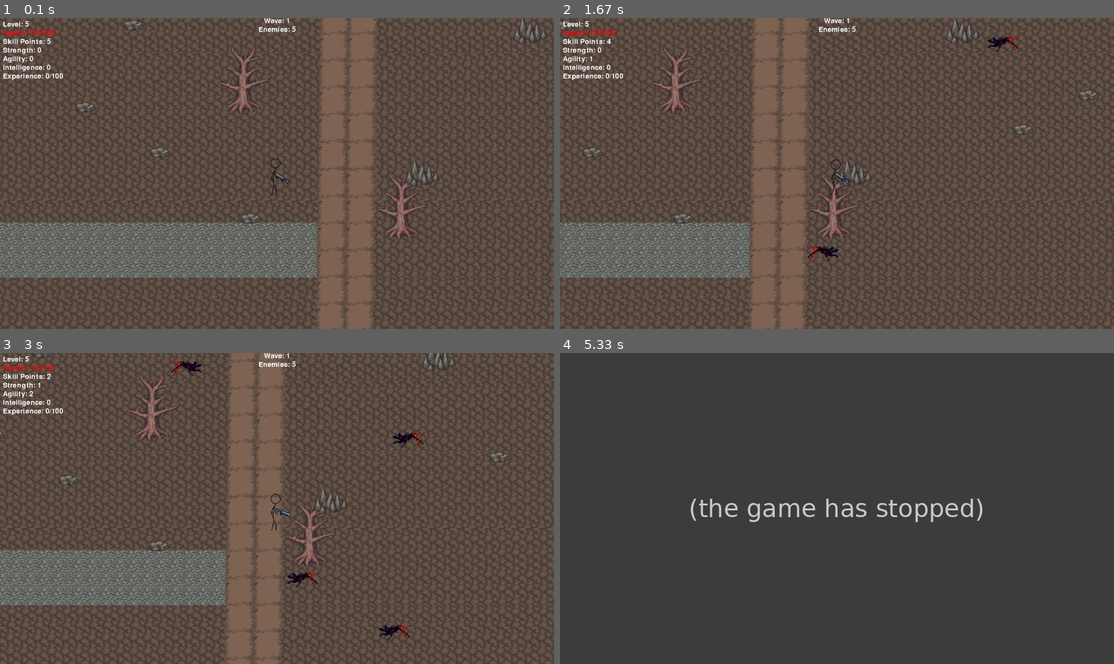
Above: before the commit, frames 1-4 (two rows, left to right).
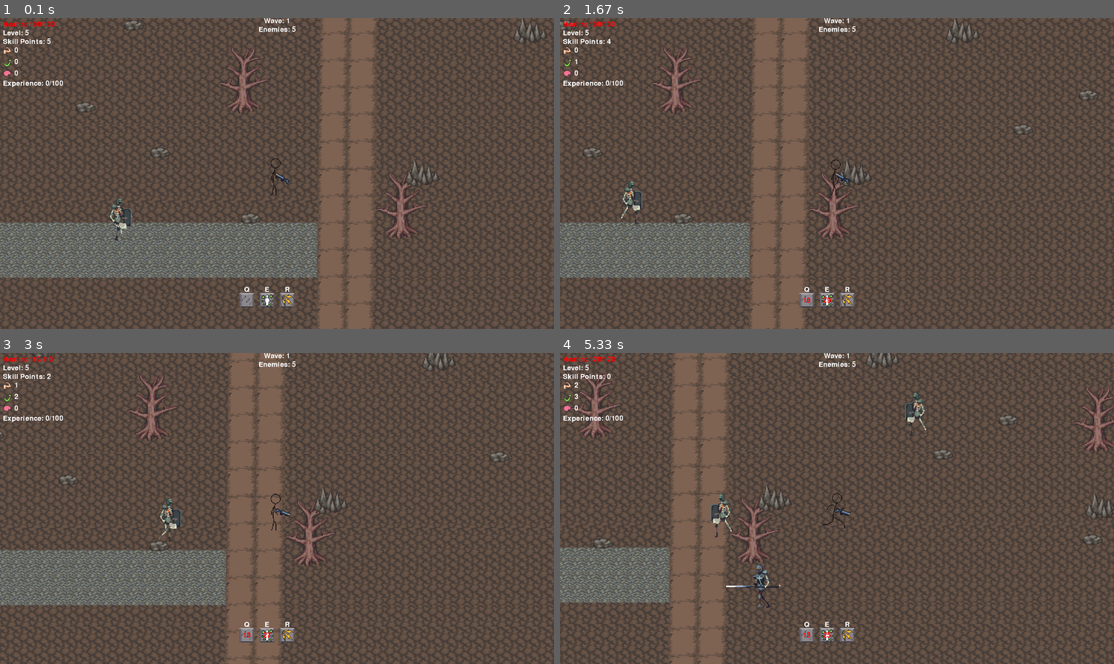
Above: after the commit, the same moments.

Repository: Flugerops/Down-to-the-roots-pygame
Game: pygame game, started from game.py
Two runs of this game, one before a commit and one after it. Both use one fixed random seed, a clock stepped at 60 frames per second and the inputs below.
Inputs (mouse positions are in pixels of both pictures, inside the frame that each line leads up to):
- Up to frame 1 (0.1 s): no input
- Up to frame 2 (1.67 s): hold Q 0.33-0.8 s; hold D 0.33-0.8 s; move the mouse to (814, 189) at 0.37 s; hold E 0.83-1.3 s; hold D 0.83-1.3 s; move the mouse to (1014, 164) at 0.87 s; tap 2 at 0.98 s; click "Level: 5" at 1.38 s
- Up to frame 3 (3 s): hold D 1.67-2.13 s; move the mouse to (105, 461) at 1.7 s; tap 1 at 1.82 s; hold W 2.17-2.47 s; move the mouse to (360, 399) at 2.2 s; tap 2 at 2.32 s; hold D 2.5-2.97 s; move the mouse to (343, 536) at 2.53 s; tap 3 at 2.65 s
- Up to frame 4 (5.33 s): hold A 3-3.53 s; move the mouse to (848, 402) at 3.03 s; tap 1 at 3.15, 4.48 s; hold S 3.57-3.87 s; move the mouse to (637, 499) at 3.6 s; tap 2 at 3.72, 4.88 s; hold A 3.9-4.3 s; move the mouse to (842, 542) at 3.93 s; tap 3 at 4.05 s; hold W 4.33-4.7 s; move the mouse to (820, 455) at 4.37 s; hold D from 4.73 s (still down); move the mouse to (981, 558) at 4.77 s

The runs differ from the first frame. In frame 1, 1.2% of the frame differs, in the area x 0-54%, y 0-94%; in frame 2, 1.5%; in frame 3, 1.7%; in frame 4, 68%, in the area x 0-100%, y 0-100%.
Before the commit the program exited at 5.1 s; later frames show no game.

Commit message:
abilites + enemies update

Diff:
--- a/entities/__init__.py
+++ b/entities/__init__.py
@@ -1,3 +1,4 @@
 from .player import Player
 from .bullet import Bullet
 from .enemy import Enemy
+from .lightning import Lightning
--- a/entities/enemy.py
+++ b/entities/enemy.py
@@ -3,13 +3,16 @@
 
 
 class Enemy(sprite.Sprite):
-    def __init__(self, pos, size: float, speed: float, w: int, h: int, health, damage, player, fliped: bool, exp, on_death=None) -> None:
+    def __init__(self, pos, size: float, speed: float, w: int, h: int, sheet, delay, health, damage, player, exp, on_death=None) -> None:
         super().__init__(all_sprites_group, enemy_group)
-        self.enemy_sprite = Spritesheet(image.load("assets/enemies/hound_run.png").convert_alpha(), 1, 300)
+        self.enemy_sprite = Spritesheet(sheet, 1, delay)
         self.image = self.enemy_sprite.get_image(1, w, h, size, (0,0,0))
         self.rect = self.image.get_rect(center=pos)
+        self.w = w
+        self.h = h
+        self.size = size
         self.alive = True
-        self.flipped = fliped
+        self.flipped = False
         self.exp = exp
         self.health = health * (1 + player.level * 0.1)
         self.damage = damage * (1 + player.level * 0.1)
@@ -69,14 +72,16 @@
         return (vector1 - vector2).magnitude()
 
     def update(self):
-        if not self.flipped and self.velocity.x < 0:
-            self.image = transform.flip(self.image, True, False)
-            self.image.set_colorkey((0,0,0))
+
+        if self.velocity.x < 0 and not self.flipped:
             self.flipped = True
-
-        elif self.flipped and self.velocity.x > 0:
-            self.image = transform.flip(self.image, True, False)
-            self.image.set_colorkey((0,0,0))
+        elif self.velocity.x > 0 and self.flipped:
             self.flipped = False
 
+        self.image = self.enemy_sprite.play_animation(self.w, self.h, self.size, (0, 0, 0))
+        if self.flipped:
+            self.image = transform.flip(self.image, True, False)
+            self.image.set_colorkey((0, 0, 0))
+
+
         self.chase_player(self.player)
--- /dev/null
+++ b/entities/lightning.py
@@ -0,0 +1,28 @@
+from pygame import sprite, image, transform
+from layer import all_sprites_group, lightning_group, Spritesheet, enemy_group
+
+
+class Lightning(sprite.Sprite):
+    def __init__(self, mouse_x, mouse_y, intelligence) -> None:
+        super().__init__()
+        self.sprite = Spritesheet(image.load("assets/effects/lightning_strike.png").convert_alpha(), 1, 30)
+        self.image = self.sprite.get_image(1, 104, 102, 5, (0, 0, 0))
+        self.rect = self.image.get_rect(center=(mouse_x, mouse_y))
+        self.damage = intelligence * 10 + 20
+        self.lifetime = 15
+        self.hit_enemies = []
+
+    def update(self):
+        self.image = self.sprite.play_animation(104, 102, 1, (0, 0, 0))
+        self.image = transform.rotozoom(self.image, 0, 4)
+        self.image.set_colorkey((0,0,0))
+        self.lifetime -= 1
+        if self.lifetime <= 0:
+            self.kill()
+
+        hits = sprite.spritecollide(self, enemy_group, False, sprite.collide_mask)
+        if hits:
+            for hit in hits:
+                if hit not in self.hit_enemies:
+                    self.hit_enemies.append(hit)
+                    hit.get_damage(self.damage)
--- a/entities/player.py
+++ b/entities/player.py
@@ -1,8 +1,10 @@
 from math import sqrt, degrees, atan2, pi
-from pygame import sprite, image, Vector2, transform, key, K_w, K_s, K_d, K_a, K_1, K_2, K_3, Rect, mouse, mask, KEYUP, draw
+from random import randint
+from pygame import sprite, image, Vector2, transform, key, K_w, K_s, K_d, K_a, K_1, K_2, K_3, K_q, K_r, K_e, Rect, mouse, mask, KEYUP, draw
 from settings import WIDTH, HEIGHT
-from layer import Spritesheet, bullet_group, all_sprites_group, obstacles
+from layer import Spritesheet, bullet_group, all_sprites_group, obstacles, lightning_group
 from .bullet import Bullet
+from .lightning import Lightning
 
 
 
@@ -38,6 +40,7 @@
         self.health = 100
         self.damage = 25
         self.speed_multiplayer = 1
+        self.ability_cooldowns = {"q": 0, "e": 0, "r": 0}
         self.points_cooldown = 0
         self.damage_cooldown = 0
         self.dead = False
@@ -77,6 +80,17 @@
         if keys[K_3] and self.points_cooldown == 0:
             self.spend_skill_point("intelligence")
             self.points_cooldown = 30
+
+        if keys[K_q] and self.ability_cooldowns.get("q") == 0:
+            self.use_ability("q")
+
+        if keys[K_e] and self.ability_cooldowns.get("e") == 0:
+            self.use_ability("e")
+
+        if keys[K_r] and self.ability_cooldowns.get("r") == 0:
+            self.use_ability("r")
+
+
 
         if not all([keys[K_a] or keys[K_d] or keys[K_s] or keys[K_w]]):
             self.running = False
@@ -125,14 +139,46 @@
         self.experience += amount
         if self.experience >= self.exp_to_next_level:
             self.level_up()
-            self.exp_to_next_level *= 2
+            self.exp_to_next_level *= 1.5
+
+    def use_ability(self, key):
+        match key:
+            case "q":
+                num_bullets = self.intelligence * 2 + 5
+                for i in range(num_bullets):
+                    angle = self.angle + randint(-10, 10)
+                    bullet = Bullet(self.rect.centerx, self.rect.centery, 50, angle, 500, damage=self.damage)
+                    bullet_group.add(bullet)
+                    all_sprites_group.add(bullet)
+                self.ability_cooldowns[key] = 1250
+            case "r":
+                self.get_mouse_pos()
+                mouse_x = self.pos.x + self.x_changed_mouse
+                mouse_y = self.pos.y + self.y_changed_mouse
+                self.lightning = Lightning(mouse_x, mouse_y, self.intelligence)
+                lightning_group.add(self.lightning)
+                all_sprites_group.add(self.lightning)
+                self.ability_cooldowns[key] = 3600
+            case "e":
+                heal_amount = self.intelligence * 5 + 10
+                if self.health + heal_amount <= self.max_health:
+                    self.health += heal_amount
+                else:
+                    self.health = self.max_health
+                self.ability_cooldowns[key] = 1800
+
 
     def spend_skill_point(self, attribute):
         if self.skill_points > 0:
             match attribute:
                 case "strength":
                     self.strength += 1
-                    self.max_health += 10
+                    if self.health == self.max_health:
+                        self.max_health += 10
+                        self.health = self.max_health
+                    else:
+                        self.max_health += 10
+
                 case "agility":
                     self.agility += 1
                     self.damage += 2
@@ -140,7 +186,6 @@
                 case "intelligence":
                     self.intelligence += 1
             self.skill_points -= 1
-            print(self.agility)
 
     def get_damage(self, amount):
         if self.damage_cooldown == 0:
@@ -195,3 +240,7 @@
             self.points_cooldown -= 1
         if self.damage_cooldown > 0:
             self.damage_cooldown -= 1
+
+        for key in self.ability_cooldowns:
+            if self.ability_cooldowns[key] > 0:
+                self.ability_cooldowns[key] -= 1
--- a/game.py
+++ b/game.py
@@ -13,8 +13,10 @@
         self.screen = pygame.display.set_mode((WIDTH, HEIGHT))
         pygame.display.set_caption("Down to the roots")
         self.clock = pygame.time.Clock()
-        self.background = pygame.image.load("assets/level/test_level.png").convert()
-        self.stone1_img = pygame.image.load("assets/obstacles/stone1.png").convert()
+        self.background = pygame.image.load(
+            "assets/level/test_level.png").convert()
+        self.stone1_img = pygame.image.load(
+            "assets/obstacles/stone1.png").convert()
         self.tree_img = pygame.image.load("assets/obstacles/tree1.png")
         self.stone2_img = pygame.image.load("assets/obstacles/stone2.png")
         self.stone_sprites = SpriteGenerator(self.stone1_img, 20)
@@ -34,9 +36,22 @@
         game.living_enemies -= 1
 
     def spawn_enemies(self):
+        hound_image = pygame.image.load("assets/enemies/hound_run.png")
+        armored_skeleton = pygame.image.load(
+            "assets/enemies/armored_skeleton.png")
+        shield_skeleton = pygame.image.load("assets/enemies/shield_skeleton.png")
         for i in range(self.enemies_per_wave):
-            enemy = Enemy(pos=(randint(0, 4000 - 67), randint(0, 2500 - 32)), size=2.5, speed=5, w=67, h=32,
-                          player=self.player, health=100, damage=20, fliped=True, exp=randint(20, 80), on_death=self.enemy_kill)
+            enemy_type = randint(0, 2)
+            if enemy_type == 0:
+                enemy = Enemy(pos=(randint(0, 4000 - 67), randint(0, 2500 - 32)), size=2.5, speed=5, w=67, h=32, delay=50,
+                              player=self.player, health=100, damage=20, sheet=hound_image, exp=randint(20, 80)*self.enemy_wave, on_death=self.enemy_kill)
+            if enemy_type == 1:
+                enemy = Enemy(pos=(randint(0, 4000 - 67), randint(0, 2500 - 32)), size=2.5, speed=3, w=75, h=64, delay=100,
+                              player=self.player, health=250, damage=50, sheet=armored_skeleton, exp=randint(100, 300)*self.enemy_wave, on_death=self.enemy_kill)
+            if enemy_type == 2:
+                enemy = Enemy(pos=(randint(0, 4000 - 67), randint(0, 2500 - 32)), size=2.5, speed=3, w=32, h=64, delay=100,
+                              player=self.player, health=500, damage=15, sheet=shield_skeleton, exp=randint(200, 400)*self.enemy_wave, on_death=self.enemy_kill)
+
         self.living_enemies = self.enemies_per_wave
 
     def update(self):
@@ -63,5 +78,6 @@
             pygame.display.update()
             self.clock.tick(FPS)
 
+
 game = Game()
 game.run()
--- a/layer/__init__.py
+++ b/layer/__init__.py
@@ -1,4 +1,4 @@
 from .spritesheet import Spritesheet
-from .sprites import bullet_group, all_sprites_group, enemy_group, SpriteGenerator, obstacles
+from .sprites import bullet_group, all_sprites_group, enemy_group, SpriteGenerator, obstacles, lightning_group
 from .camera_group import Camera
 from .ui import UI
--- a/layer/sprites.py
+++ b/layer/sprites.py
@@ -5,6 +5,7 @@
 
 all_sprites_group = Group()
 bullet_group = Group()
+lightning_group = Group()
 enemy_group = Group()
 obstacles = Group()
 
--- a/layer/spritesheet.py
+++ b/layer/spritesheet.py
@@ -8,7 +8,6 @@
         self.animation_speed = animation_speed
         self.delay = delay
         self.last_frame_time = time.get_ticks()
-
 
     def get_image(self, frame, width, height, scale, colour):
         image = Surface((width, height)).convert_alpha()
--- a/layer/ui.py
+++ b/layer/ui.py
@@ -1,39 +1,51 @@
-from pygame import font
+from pygame import font, image, transform
 
 
 class UI:
     def __init__(self, screen) -> None:
         self.font = font.Font(None, 36)
         self.screen = screen
+        self.ability_icons = [
+            image.load("assets/abil_icons/bullet_strike.png").convert_alpha(),
+            image.load("assets/abil_icons/heal.png").convert_alpha(),
+            image.load("assets/abil_icons/lightning_strike.png").convert_alpha()
+        ]
+        self.stats_icons = [
+            image.load("assets/stats/strength.png").convert_alpha(),
+            image.load("assets/stats/dexterity.png").convert_alpha(),
+            image.load("assets/stats/intelligent.png").convert_alpha()
+        ]
+
+        self.ability_icons = [transform.scale(icon, (50, 50)) for icon in self.ability_icons]
 
     def display_player_stats(self, player):
         player_stats_surface = self.font.render(f"Health: {player.health}/{player.max_health}", False, (255, 0, 0))
-        player_stats_rect = player_stats_surface.get_rect(topleft=(10, 40))
+        player_stats_rect = player_stats_surface.get_rect(topleft=(10, 10))
         self.screen.blit(player_stats_surface, player_stats_rect)
 
         player_stats_surface = self.font.render(f"Experience: {player.experience}/{player.exp_to_next_level}", False, (255, 255, 255))
-        player_stats_rect = player_stats_surface.get_rect(topleft=(10, 190))
+        player_stats_rect = player_stats_surface.get_rect(topleft=(10, 215))
         self.screen.blit(player_stats_surface, player_stats_rect)
 
         player_stats_surface = self.font.render(f"Level: {player.level}", False, (255, 255, 255))
-        player_stats_rect = player_stats_surface.get_rect(topleft=(10, 10))
+        player_stats_rect = player_stats_surface.get_rect(topleft=(10, 40))
         self.screen.blit(player_stats_surface, player_stats_rect)
 
         player_stats_surface = self.font.render(f"Skill Points: {player.skill_points}", False, (255, 255, 255))
         player_stats_rect = player_stats_surface.get_rect(topleft=(10, 70))
         self.screen.blit(player_stats_surface, player_stats_rect)
 
-        player_stats_surface = self.font.render(f"Strength: {player.strength}", False, (255, 255, 255))
-        player_stats_rect = player_stats_surface.get_rect(topleft=(10, 100))
-        self.screen.blit(player_stats_surface, player_stats_rect)
-
-        player_stats_surface = self.font.render(f"Agility: {player.agility}", False, (255, 255, 255))
-        player_stats_rect = player_stats_surface.get_rect(topleft=(10, 130))
-        self.screen.blit(player_stats_surface, player_stats_rect)
-
-        player_stats_surface = self.font.render(f"Intelligence: {player.intelligence}", False, (255, 255, 255))
-        player_stats_rect = player_stats_surface.get_rect(topleft=(10, 160))
-        self.screen.blit(player_stats_surface, player_stats_rect)
+        icon_size = 30
+        icon_x = 10
+        icon_y = 100
+        stats_x = icon_x + icon_size + 10
+        stats_y = 100
+        for i, (icon, stat) in enumerate(zip(self.stats_icons, [player.strength, player.agility, player.intelligence])):
+            icon_rect = icon.get_rect(topleft=(icon_x, icon_y + i * (icon_size + 10)))
+            self.screen.blit(icon, icon_rect)
+            stat_surface = self.font.render(f"{stat}", False, (255, 255, 255))
+            stat_rect = stat_surface.get_rect(topleft=(stats_x, stats_y + i * (icon_size + 10)))
+            self.screen.blit(stat_surface, stat_rect)
 
     def display_wave_info(self, game):
         wave_surface = self.font.render(f"Wave: {game.enemy_wave}", False, (255,255,255))
@@ -45,6 +57,32 @@
         self.screen.blit(wave_surface, wave_rect)
         self.screen.blit(enemies_surface, enemies_rect)
 
+    def display_ability_icons(self, player):
+        ability_icons = self.ability_icons
+        ability_keys = ["Q", "E", "R"]
+        ability_сooldowns = player.ability_cooldowns
+
+        icon_size = 50
+        icon_spacing = 20
+        icon_x = self.screen.get_width() // 2 - (icon_size + icon_spacing) * len(ability_icons) // 2
+        icon_y = self.screen.get_height() - icon_size - 50
+
+        for i, icon in enumerate(ability_icons):
+            icon_rect = icon.get_rect(center=(icon_x + i * (icon_size + icon_spacing), icon_y))
+            self.screen.blit(icon, icon_rect)
+
+            cooldown = ability_сooldowns.get(ability_keys[i].lower())
+            if cooldown > 0:
+                cooldown_seconds = int(cooldown / 60)
+                cooldown_surface = self.font.render(str(cooldown_seconds), False, (255, 0, 0))
+                cooldown_rect = cooldown_surface.get_rect(center=icon_rect.center)
+                self.screen.blit(cooldown_surface, cooldown_rect)
+
+            key_surface = self.font.render(ability_keys[i], False, (255, 255, 255))
+            key_rect = key_surface.get_rect(midbottom=icon_rect.midtop)
+            self.screen.blit(key_surface, key_rect)
+
     def update(self, player, game):
         self.display_player_stats(player)
         self.display_wave_info(game)
+        self.display_ability_icons(player)
--- a/legacy.py
+++ /dev/null
@@ -1,59 +0,0 @@
-import pygame
-from sys import exit
-from pygame.sprite import Group
-from settings import WIDTH, HEIGHT, FPS
-from entities import Player, Enemy
-from layer import all_sprites_group, bullet_group, Camera, SpriteGenerator, obstacles, UI
-
-
-
-pygame.init()
-
-#TODO REMEMBER THAT TO GET SPAWN POS YOU NEED TO DIVIDE WIDTH AND HEIGHT BY 2 WIDTH // 2 HEIGHT // 2
-
-screen = pygame.display.set_mode((WIDTH, HEIGHT))
-pygame.display.set_caption("Down to the roots")
-clock = pygame.time.Clock()
-
-background = pygame.image.load("assets/level/test_level.png").convert()
-stone1_img = pygame.image.load("assets/obstacles/stone1.png").convert()
-tree_img = pygame.image.load("assets/obstacles/tree1.png")
-stone2_img = pygame.image.load("assets/obstacles/stone2.png")
-
-stone_sprites = SpriteGenerator(stone1_img, 20)
-stone_sprites.generate_sprites()
-tree_sprites = SpriteGenerator(tree_img, 10)
-tree_sprites.generate_sprites()
-stone_sprites = SpriteGenerator(stone2_img, 3)
-stone_sprites.generate_sprites()
-
-
-player = Player(size=2.5, speed=7, w=64, h=61)
-ui = UI(screen=screen)
-enemy = Enemy(pos=(500,600), size=2.5, speed=5, w=67, h=32, player=player, health=100, damage=20, fliped=True)
-camera = Camera(background)
-
-
-
-while True:
-    keys = pygame.key.get_pressed()
-    for event in pygame.event.get():
-        if event.type == pygame.QUIT:
-            pygame.quit()
-            exit()
-    # all_sprites_group.draw(screen),
-    camera.custom_draw(player=player, screen=screen)
-
-    player.handle_weapons(screen)
-    all_sprites_group.update()
-    ui.update(player=player)
-
-
-    # for sprite in obstacles:
-    #     pygame.draw.rect(screen, "red", sprite.hitbox, width=2)
-    # screen.blit(background, (0, 0))
-    # screen.blit(player.mask_image, (0,0))
-
-
-    pygame.display.update()
-    clock.tick(FPS)
Binary file added: assets/abil_icons/bullet_strike.png
Binary file added: assets/abil_icons/heal.png
Binary file added: assets/abil_icons/lightning_strike.png
Binary file added: assets/enemies/armored_skeleton.png
Binary file changed: assets/enemies/hound_run.png
Binary file added: assets/enemies/shield_skeleton.png
Binary file added: assets/stats/dexterity.png
Binary file added: assets/stats/intelligent.png
Binary file added: assets/stats/strength.png
